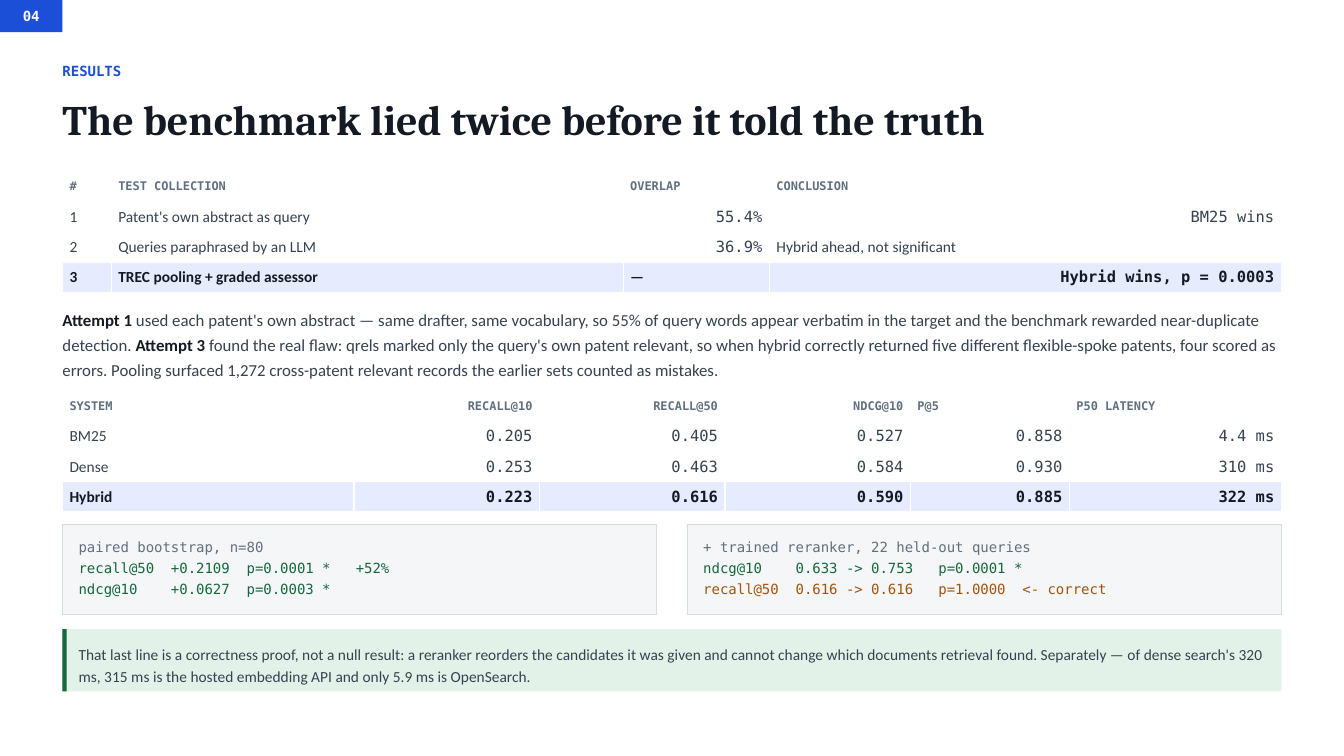
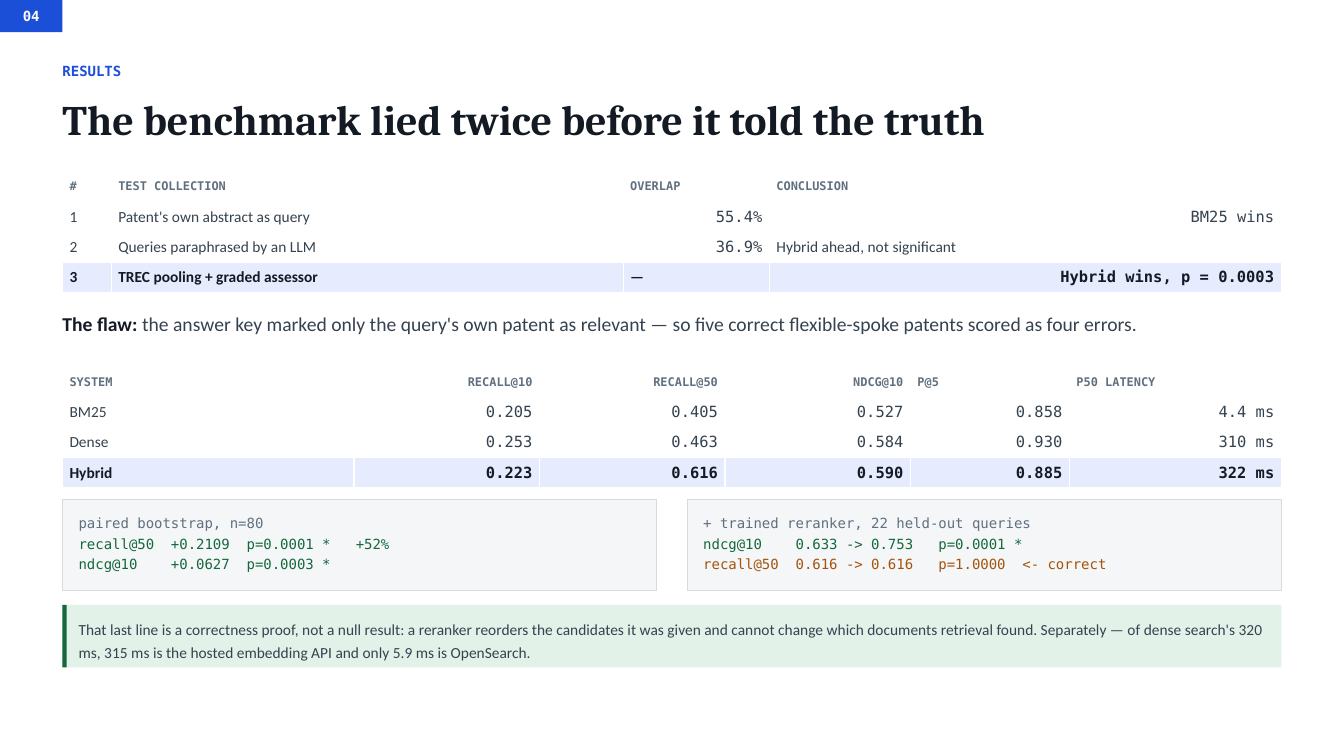
Before and after one commit to aryanjain285/thinkstruct, a slide deck: slide 4 of docs/thinkstruct-deck.pptx. Drawn at 1344x756 pixels with LibreOffice and Linux fonts; fonts in the diff are those of the drawing. Boxes give left, top, right and bottom in pixels: in the first picture for what was removed or moved away, otherwise in the second. Text is boxed around its words. In the diff, an @@ line names an element or a change of style, - is before the commit and + after.

```diff
--- a/docs/thinkstruct-deck.pptx
+++ b/docs/thinkstruct-deck.pptx
@@ text at [62, 317, 1137, 334]: text changed; size 12 to 14 pt @@
-Attempt 1 used each patent's own abstract — same drafter, same vocabulary, so 55% of query words appear verbatim in the target and the benchmark rewarded near-duplicate detection. Attempt 3 found the real flaw: qrels marked only the query's own patent relevant, so when hybrid correctly returned five different flexible-spoke patents, four scored as errors. Pooling surfaced 1,272 cross-patent relevant records the earlier sets counted as mistakes.
+The flaw: the answer key marked only the query's own patent as relevant — so five correct flexible-spoke patents scored as four errors.
@@ 4 rectangles, 3 texts, 1 table: place and size @@
-4 rectangles, 3 texts, 1 table at [63, 391, 1282, 692]
+4 rectangles, 3 texts, 1 table at [63, 367, 1282, 667]
```
Also in this commit, not shown: 3 other slides changed, 1 slide added, 1 slide removed, 4 other files.
